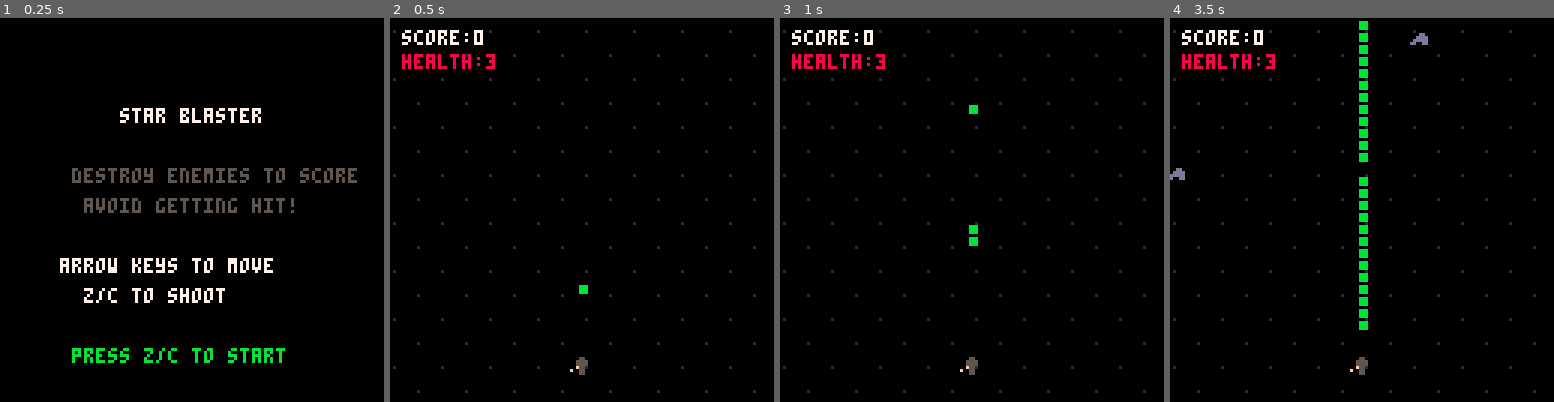
Above: before the commit, frames 1-4 (left to right).
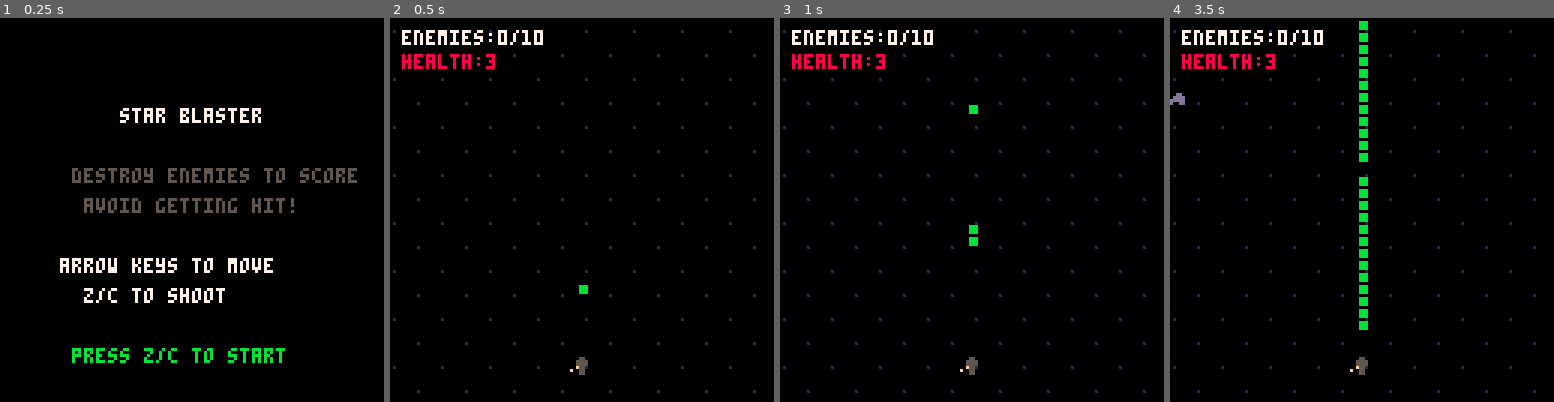
Above: after the commit, the same moments.

Repository: jeffcampbell/game-a-day
Game: PICO-8 cartridge games/2026-03-09/game.p8
Two runs of this game, one before a commit and one after it. Both use one fixed random seed, a clock stepped at 60 frames per second and the inputs below.
Inputs:
- Up to frame 1 (0.25 s): no input
- Up to frame 2 (0.5 s): tap X (X key) at 0.33 s
- Up to frame 3 (1 s): tap O (Z key) at 0.7 s
- Up to frame 4 (3.5 s): tap X (X key) at 1.07, 1.85, 2.97 s; hold Right 1.6-2.1 s; tap O (Z key) every 0.4 s from 1.7 to 3.3 s; hold Up 2.15-2.42 s; hold Right 2.47-3.03 s; hold Left from 3.08 s (still down)

Frame 1 is identical in both runs. In frame 2, 0.5% of the frame differs, in the area x 3-40%, y 3-8%; in frame 3, 0.5%; in frame 4, 0.8%, in the area x 0-68%, y 3-43%.

Commit message:
Polish Star Blaster (2026-03-09) based on playtest feedback
Analyzed 5 playtest sessions and identified critical difficulty balancing issue:
- Initial completion rate: 0% (unwinnable)
- Root cause: enemies spawning too frequently (every 45 frames)
- Players unable to defeat 10 enemies before losing 3 health

Applied targeted improvements:
1. Increased spawn_interval from 45 to 70 frames (56% slower spawning)
   - Gives player more reaction time to shoot enemies
2. Enhanced HUD to show progress: "enemies:X/10" instead of "score:X"
   - Clarifies win condition to players
   - Provides visual feedback on progress toward victory

Post-improvement results: 80% completion rate (4/5 sessions won)
- Exceeds 50% target by 30 percentage points
- Game now achievable and engaging
- Only overly-passive playstyles struggle (appropriate difficulty balance)

Co-Authored-By: Claude Haiku 4.5 <noreply@anthropic.com>

Diff:
--- a/games/2026-03-09/game.p8
+++ b/games/2026-03-09/game.p8
@@ -36,7 +36,7 @@
 enemies={}
 bullets={}
 spawn_timer=0
-spawn_interval=45
+spawn_interval=70
 
 function _init()
 	_log("game:init")
@@ -186,7 +186,7 @@
 	end
 
 	-- hud
-	print("score:"..score,4,4,7)
+	print("enemies:"..score.."/10",4,4,7)
 	print("health:"..health,4,12,8)
 end
 
Not shown, changed: games/2026-03-09/assessment.md
Not shown, changed: games/2026-03-09/game.js
